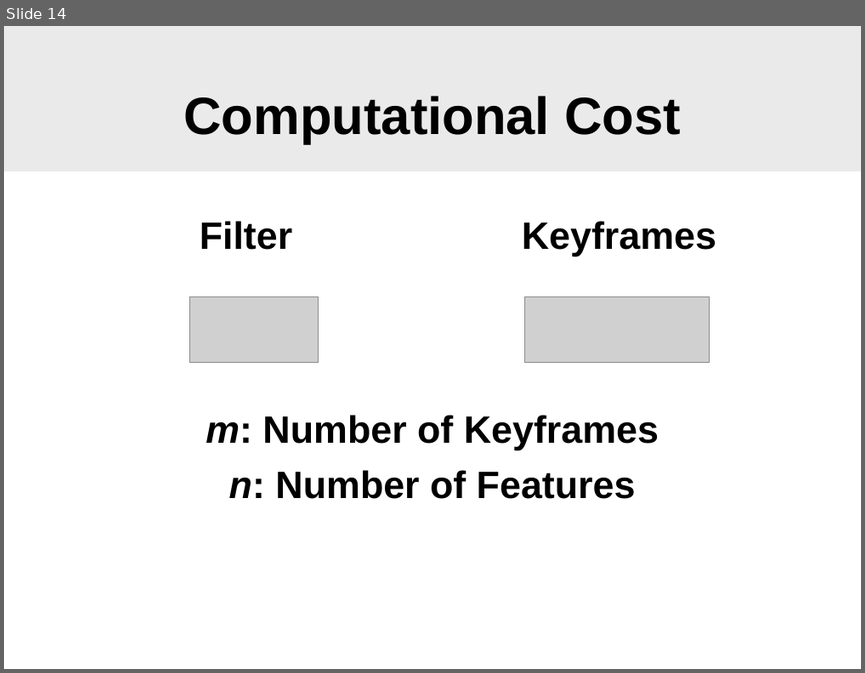
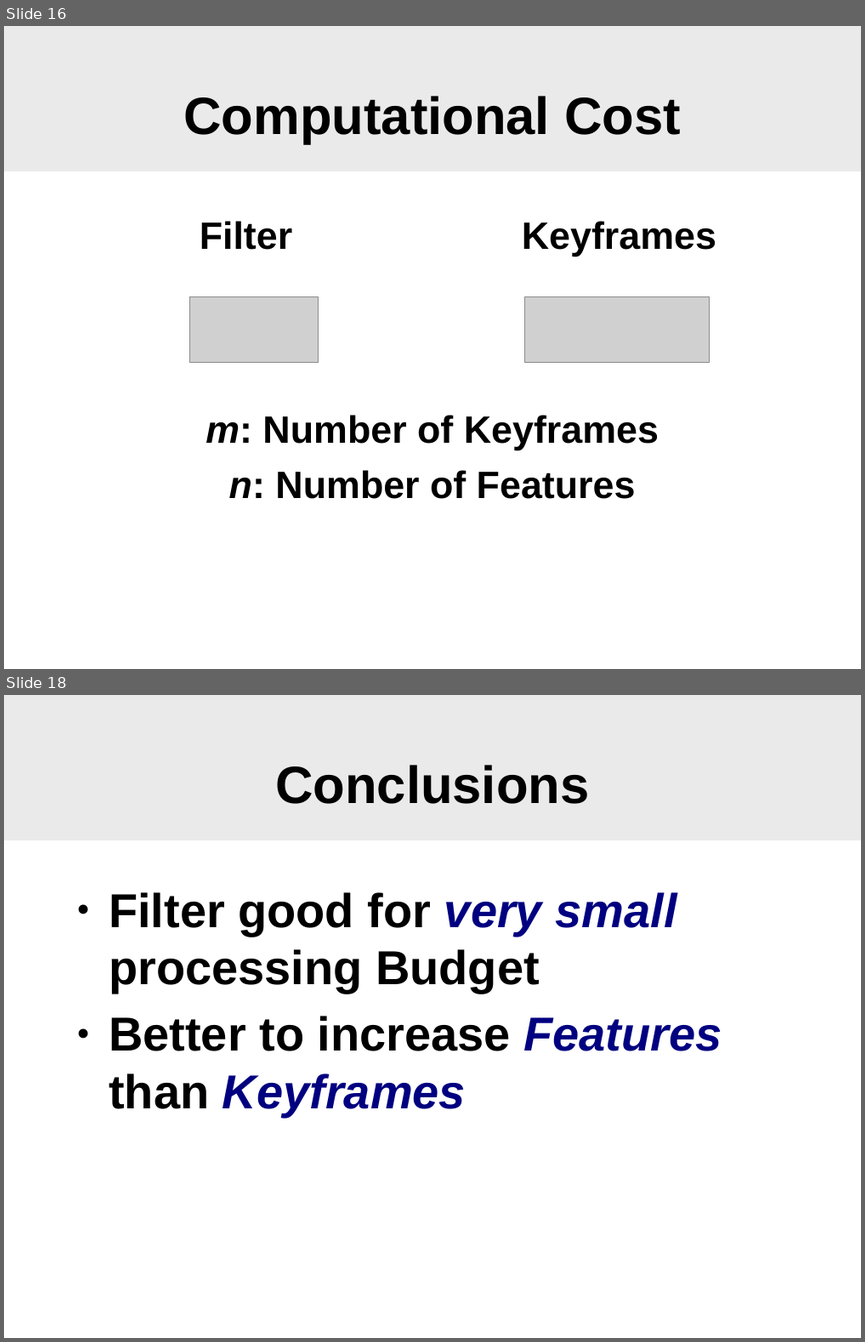
Before and after one commit to SgtPepper123/ICP_3dPhoto, a slide deck: slam/WhyFilter.odp. Shown one above the other, each under a label of ours: slide 14 before the commit, slides 16 and 18 after it; the slides between them are not shown. The pictures are 865x673 and 865x1342 pixels, drawn with LibreOffice and Linux fonts; fonts in the diff are those of the drawing; grey boxes stand for pictures; background and template pictures are left out. Boxes give left, top, right and bottom in pixels: in the first picture for what was removed or moved away, otherwise in the second. Text is boxed around its words. In the diff, an @@ line names an element or a change of style, - is before the commit and + after.

```diff
--- a/slam/WhyFilter.odp
+++ b/slam/WhyFilter.odp
@@ slide 18 added at (4, 695, 861, 1338), background #FFFFFF; not listed: 1 template element that a slide beside it also shows @@
@@ title added at (275, 765, 589, 804), 44 pt, text #000000, bold @@
+Conclusions
@@ text added at (109, 892, 721, 1116), 40 pt, text #000000, bold @@
+● Filter good for very small processing Budget
+● Better to increase Features than Keyframes
@@ what was slide 14 is now slide 16 @@
```
Also in this commit, not shown: 2 slides changed, 5 other slides added, 2 slides removed.
